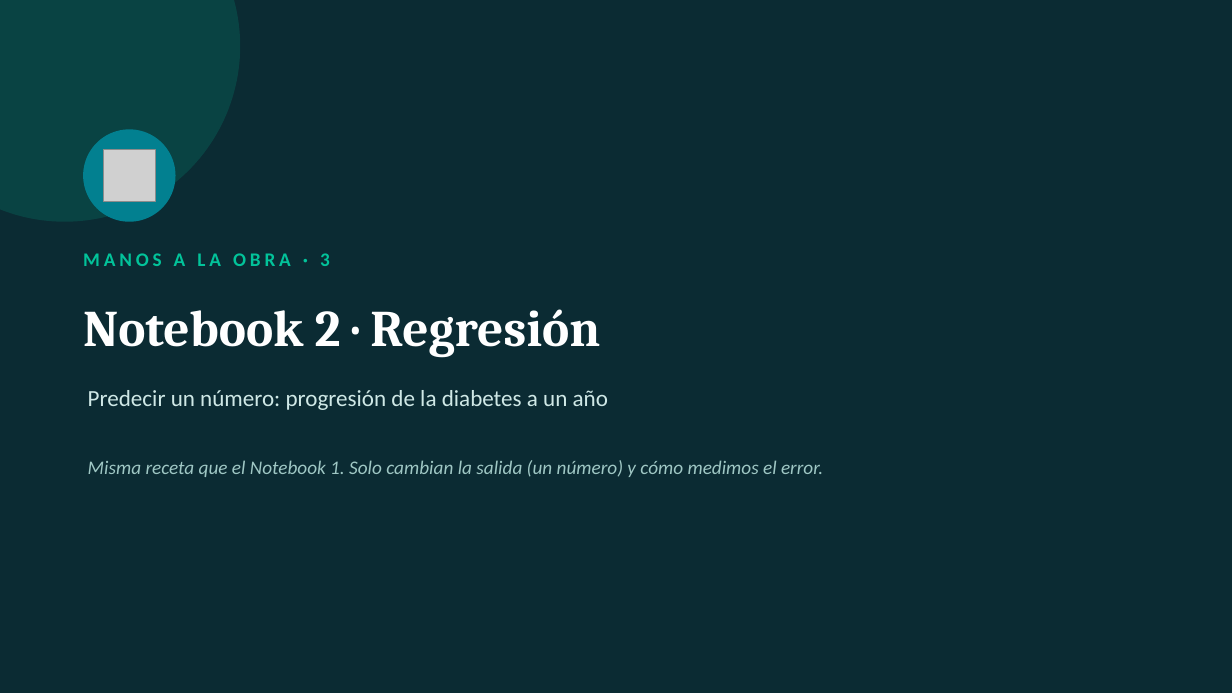
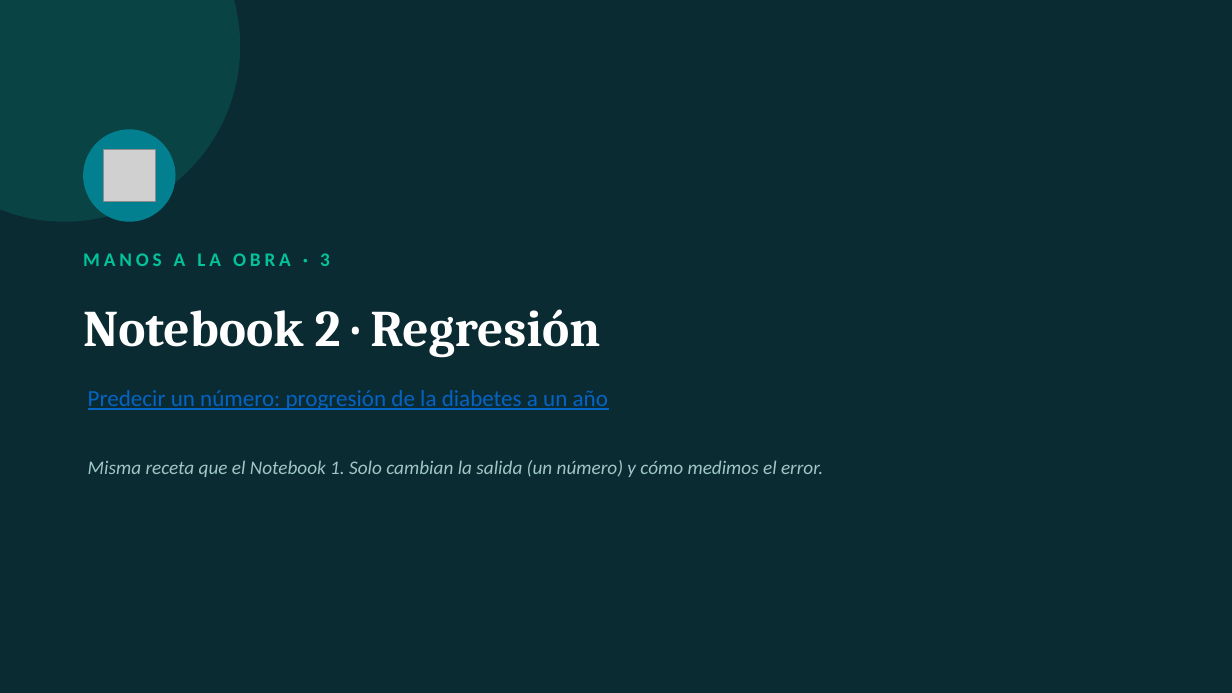
Before and after one commit to calderonf/NeuralNetworkSummer, a slide deck: slide 13 of ANN_Summer_2026.pptx. Drawn at 1232x693 pixels with LibreOffice and Linux fonts; fonts in the diff are those of the drawing; grey boxes stand for pictures. Boxes give left, top, right and bottom in pixels: in the first picture for what was removed or moved away, otherwise in the second. Text is boxed around its words. In the diff, an @@ line names an element or a change of style, - is before the commit and + after.

Commit message:
Update ANN_Summer_2026 presentation
Replace ANN_Summer_2026.pptx with an updated presentation (binary change). Contains slide content and formatting updates for the ANN Summer 2026 materials.

```diff
--- a/ANN_Summer_2026.pptx
+++ b/ANN_Summer_2026.pptx
@@ text "Predecir un número: progresión de ..." at [88, 390, 608, 410]: text colour #CFE8E6 to #0563C1, underline on @@
```
Also in this commit, not shown: 7 other slides changed.
